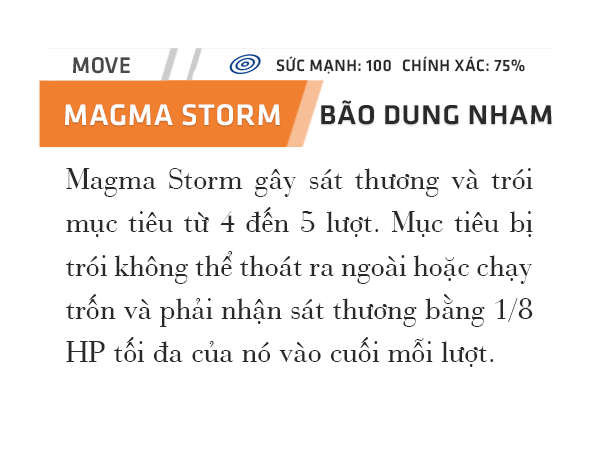
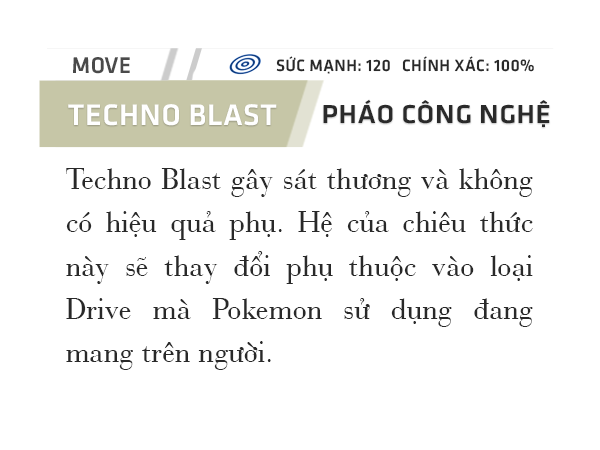
Before/after of a w=600, h=450 layered artwork. What changed in the layer stack:
renamed "CHÍNH XÁC: 75%" to "CHÍNH XÁC: 100%", painted on it over 494, 59, 534, 72
renamed "SỨC MẠNH: 100" to "SỨC MẠNH: 120", painted on it over 373, 59, 391, 72
painted on "nền move trên" over 39, 80, 172, 81
painted on "nền move dưới" over 46, 80, 179, 81
renamed "Magma Storm gây sát thương và trói mục tiêu từ 4 đến 5 lượt. Mụ" to "Techno Blast gây sát thương và không có hiệu quả phụ. Hệ của ch", painted on it over 66, 168, 533, 370
renamed "BÃO DUNG NHAM" to "PHÁO CÔNG NGHỆ", painted on it over 321, 99, 552, 127
renamed "MAGMA STORM" to "TECHNO BLAST", painted on it over 65, 104, 280, 126
painted on "nền trên" over 39, 80, 309, 148
painted on "nền dưới" over 55, 80, 325, 148
painted on "nền tiếng việt", unmasked it over 179, 80, 553, 148
unmasked "nền text" over 40, 147, 533, 370
painted on "nên miêu tả chiêu" over 192, 59, 534, 81
painted on "nên miêu tả chiêu copy" over 186, 59, 534, 81
